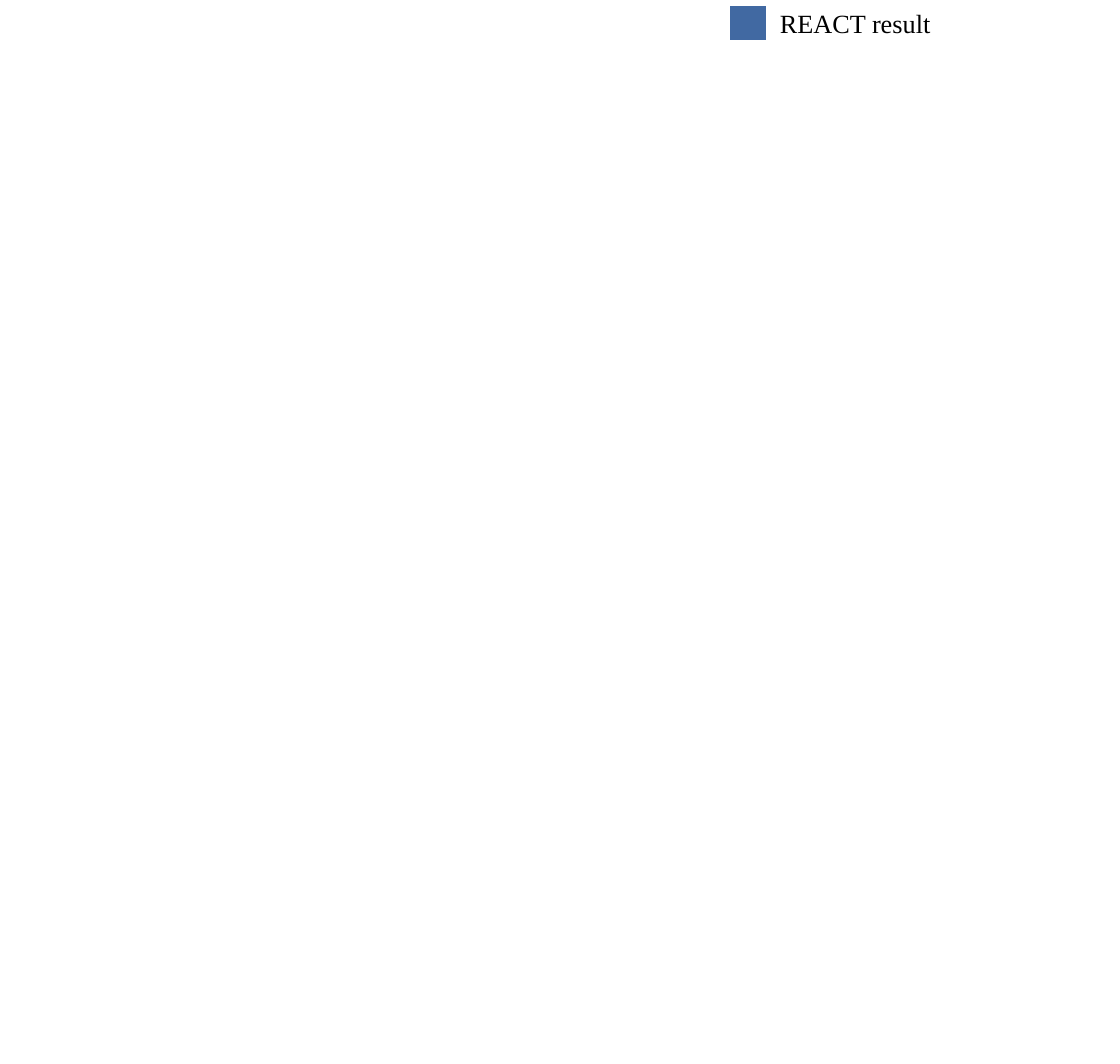
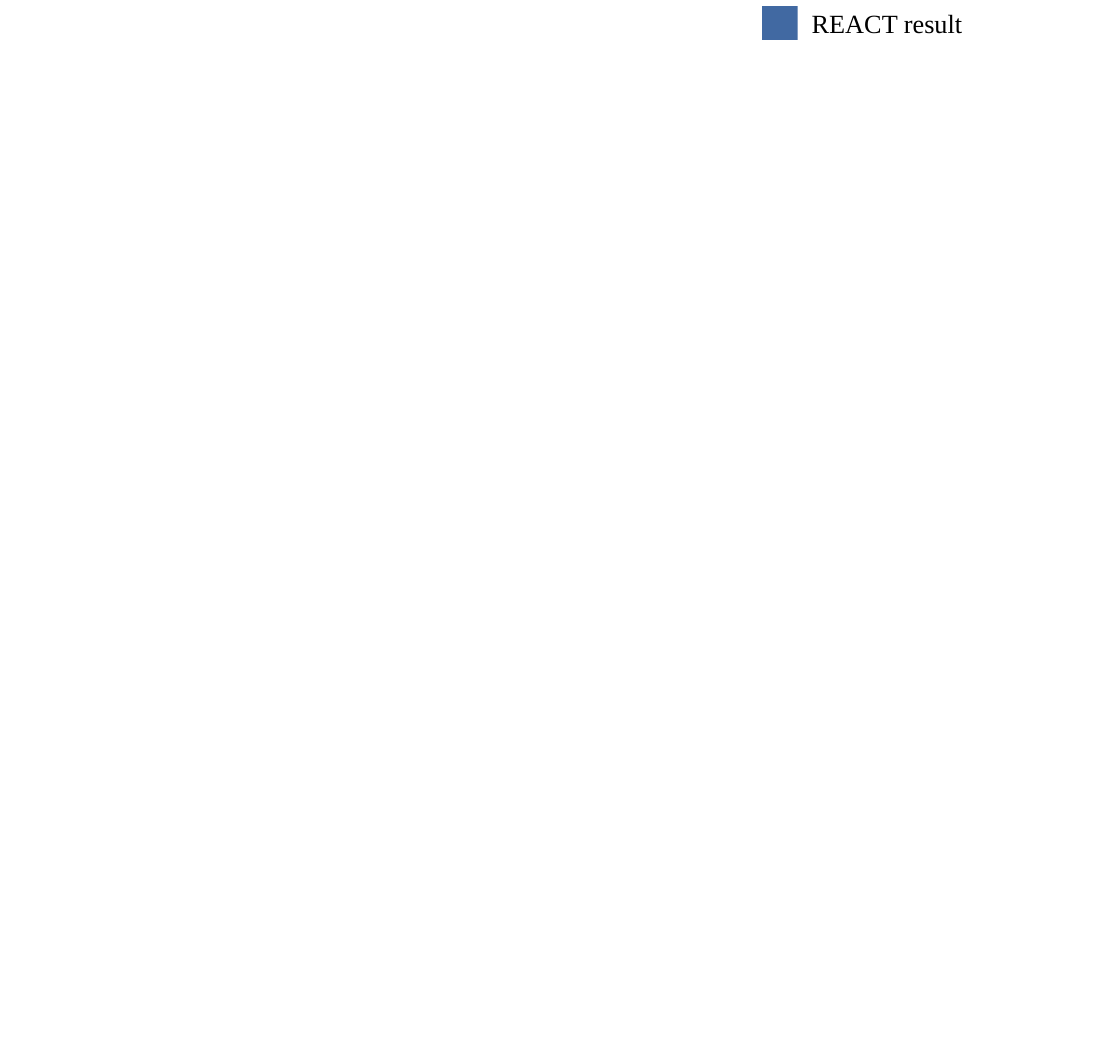
Before and after one commit to whlduzou/Final-Project-Wang-Hanlin, a slide deck: slide 1 of chart/chart.pptx. Drawn at 1120x1064 pixels with LibreOffice and Linux fonts; fonts in the diff are those of the drawing; background and template pictures are left out. Boxes give left, top, right and bottom in pixels: in the first picture for what was removed or moved away, otherwise in the second. Text is boxed around its words. In the diff, an @@ line names an element or a change of style, - is before the commit and + after.

```diff
--- a/chart/chart.pptx
+++ b/chart/chart.pptx
@@ rectangle moved from (x1=730, y1=6, x2=766, y2=40) to (x1=763, y1=6, x2=798, y2=40) @@
@@ text "REACT result" moved from (x1=780, y1=14, x2=930, y2=34) to (x1=812, y1=14, x2=962, y2=34) @@
```
Also in this commit, not shown: 2 slides added, 1 slide removed.
